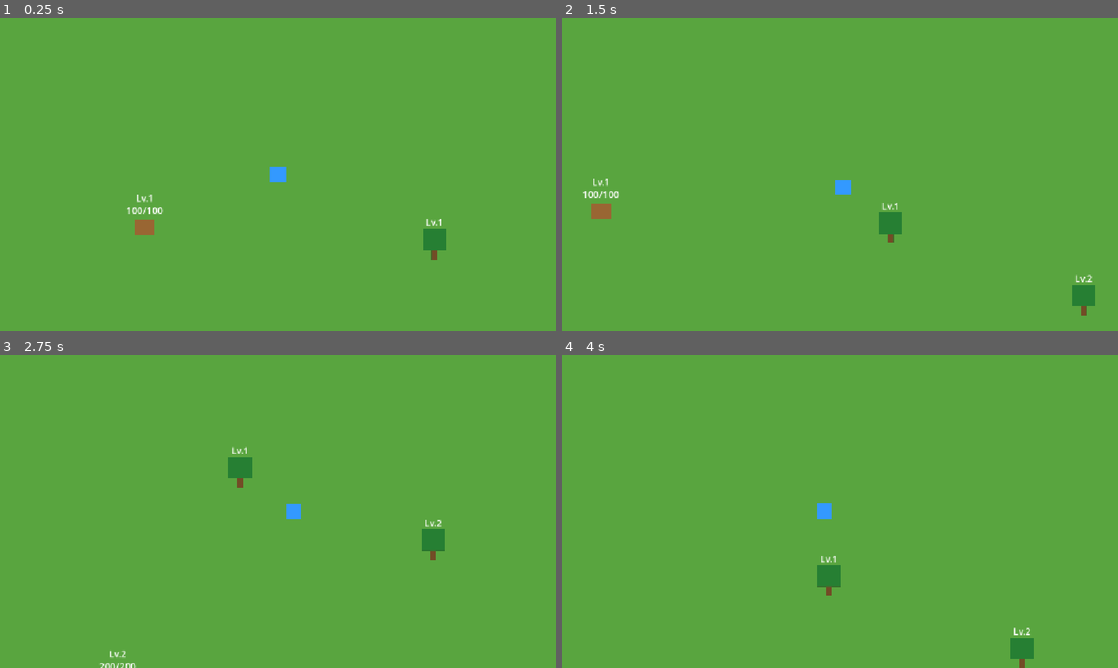
Above: before the commit, frames 1-4 (two rows, left to right).
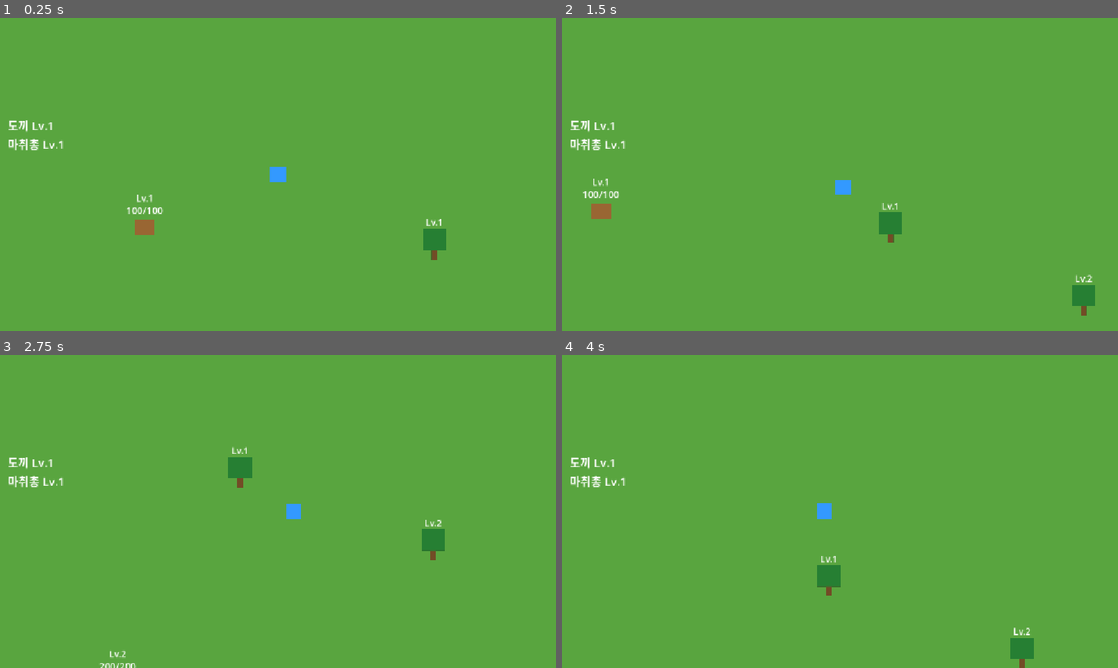
Above: after the commit, the same moments.

Repository: kimtuna/test_game
Game: Godot game, scene res://scenes/Main.tscn
Two runs of this game, one before a commit and one after it. Both use one fixed random seed, a clock stepped at 60 frames per second and the inputs below.
Inputs:
- Up to frame 1 (0.25 s): no input
- Up to frame 2 (1.5 s): tap Enter (ui_accept) at 0.5, 0.77 s; hold Right (ui_right) 0.53-1.28 s; tap C (capture) at 0.6, 1.35 s; hold Down (ui_down) from 1.28 s (still down)
- Up to frame 3 (2.75 s): tap Enter (ui_accept) at 1.52 s; release Down (ui_down) at 2.03 s; hold Right (ui_right) from 2.03 s (still down); tap C (capture) at 2.1 s
- Up to frame 4 (4 s): release Right (ui_right) at 2.78 s; hold Up (ui_up) 2.78-3.53 s; tap C (capture) at 2.85, 3.6 s; tap Enter (ui_accept) at 3.02, 3.77 s; hold Left (ui_left) from 3.53 s (still down)

The runs differ from the first frame. In frame 1, 0.3% of the frame differs, in the area x 1-12%, y 32-43%; in frame 2, 0.3%; in frame 3, 0.3%; in frame 4, 0.3%.

Commit message:
feat: 통나무/고기를 소비해 도끼/마취총 등급을 자동 승급하는 최소 경로 구현 - 장비 등급을 실제로 맞춰 나갈 방법이 없던 문제 해결

Diff:
--- a/scenes/Main.tscn
+++ b/scenes/Main.tscn
@@ -52,3 +52,11 @@
 offset_bottom = 194.0
 theme_override_font_sizes/font_size = 24
 text = ""
+
+[node name="EquipmentLabel" type="Label" parent="UI"]
+offset_left = 16.0
+offset_top = 204.0
+offset_right = 300.0
+offset_bottom = 288.0
+theme_override_font_sizes/font_size = 24
+text = ""
--- a/scripts/main.gd
+++ b/scripts/main.gd
@@ -5,13 +5,30 @@
 # 개수를 인벤토리 라벨에 표시하고, "capturable" 그룹(동물)의 captured
 # 시그널을 구독해 포획한 동물을 별도 라벨에 표시한다. 포획은 소비되는
 # 자원이 아니라 "잡아서 소유하게 된 개체"라는 점이 달라 인벤토리와 분리했다.
-# 등급/장비 등 본격적인 시스템은 design.md 로드맵상 이후 단계라 손대지 않는다.
+#
+# status.md #27까지는 장비 등급이 대상 등급보다 낮으면 상호작용이 막히기만
+# 할 뿐, 등급을 실제로 "맞춰 나갈" 방법이 게임 내에 전혀 없었다(코드에서
+# player.equip()을 직접 호출하는 테스트뿐). 이번 조각은 design.md 로드맵의
+# "채집/사냥/포획 -> 등급·장비" 구간을 마무리하기 위해, 이미 모으고 있는
+# 자원(통나무/고기)을 일정량 소비해 대응하는 장비(도끼/마취총) 등급을 자동으로
+# 1씩 올리는 최소 경로를 추가했다. 상점 UI나 재료 선택 없이 "모으면 자동으로
+# 승급"하는 가장 단순한 형태를 택했다 — design.md가 강화 방식의 세부를
+# 명시하지 않았고(범위 밖), 상점/제작 UI를 새로 설계하면 규칙 4(기능 하나만)를
+# 넘어서기 때문이다.
+
+const UPGRADE_COST: int = 5
+const MAX_EQUIPMENT_GRADE: int = 3
+const RESOURCE_TO_SLOT: Dictionary = {
+	"통나무": "tool",
+	"고기": "weapon",
+}
 
 var inventory: Dictionary = {}
 var captured_animals: Dictionary = {}
 
 @onready var inventory_label: Label = $UI/InventoryLabel
 @onready var capture_label: Label = $UI/CaptureLabel
+@onready var equipment_label: Label = $UI/EquipmentLabel
 
 func _ready() -> void:
 	for node in get_tree().get_nodes_in_group("harvestable"):
@@ -20,10 +37,31 @@
 		node.captured.connect(_on_captured)
 	_update_label()
 	_update_capture_label()
+	_update_equipment_label()
 
 func _on_harvested(resource_name: String, amount: int) -> void:
 	inventory[resource_name] = inventory.get(resource_name, 0) + amount
+	_try_upgrade_equipment(resource_name)
 	_update_label()
+
+func _try_upgrade_equipment(resource_name: String) -> void:
+	var slot: String = RESOURCE_TO_SLOT.get(resource_name, "")
+	if slot == "":
+		return
+	var player := get_tree().get_first_node_in_group("player")
+	if player == null:
+		return
+	var current_grade: int = player.get_equipment_grade(slot)
+	if current_grade >= MAX_EQUIPMENT_GRADE:
+		return
+	if inventory.get(resource_name, 0) < UPGRADE_COST:
+		return
+	inventory[resource_name] -= UPGRADE_COST
+	var item_name: String = player.equipment[slot]["name"]
+	var new_grade: int = current_grade + 1
+	player.equip(slot, item_name, new_grade)
+	print("%s x%d을 소비해 %s을(를) Lv.%d로 강화했다." % [resource_name, UPGRADE_COST, item_name, new_grade])
+	_update_equipment_label()
 
 func _on_captured(animal_name: String) -> void:
 	captured_animals[animal_name] = captured_animals.get(animal_name, 0) + 1
@@ -46,3 +84,14 @@
 	for animal_name in captured_animals.keys():
 		lines.append("포획: %s x%d" % [animal_name, captured_animals[animal_name]])
 	capture_label.text = "\n".join(lines)
+
+func _update_equipment_label() -> void:
+	var player := get_tree().get_first_node_in_group("player")
+	if player == null:
+		equipment_label.text = ""
+		return
+	var lines: Array[String] = []
+	for slot in RESOURCE_TO_SLOT.values():
+		var item: Dictionary = player.equipment.get(slot, {})
+		lines.append("%s Lv.%d" % [item.get("name", "-"), item.get("grade", 0)])
+	equipment_label.text = "\n".join(lines)
--- /dev/null
+++ b/tests/equipment_upgrade_headless_test.gd
@@ -0,0 +1,81 @@
+extends SceneTree
+
+const MAX_EQUIPMENT_GRADE_FOR_TEST: int = 3
+
+# 헤드리스 환경에서 "자원을 모아 장비 등급을 올리는" 최소 경로(main.gd의
+# _try_upgrade_equipment)를 검증하는 통합 테스트.
+# 실행: godot --headless --path . --script res://tests/equipment_upgrade_headless_test.gd
+#
+# 실제 씬에 배치된 나무 2그루만으로는 통나무를 UPGRADE_COST(5)만큼 모을 수
+# 없으므로(최대 2개), main._on_harvested()를 직접 호출해 "자원을 이만큼
+# 모았다"는 상황을 흉내낸다 — grade_headless_test.gd가 player.equip()을 직접
+# 호출해 장비 상태를 세팅하는 것과 같은 방식이다.
+
+func _initialize() -> void:
+	var main: Node2D = load("res://scenes/Main.tscn").instantiate()
+	root.add_child(main)
+	await process_frame
+
+	var player: CharacterBody2D = main.get_node("Player")
+	var ok := true
+
+	if player.get_equipment_grade("tool") != 1:
+		push_error("FAIL: 초기 도끼 등급이 1이 아님 (실제: %d)" % player.get_equipment_grade("tool"))
+		ok = false
+
+	# 통나무 4개(비용 미달)로는 승급하지 않아야 한다.
+	main._on_harvested("통나무", 4)
+	if player.get_equipment_grade("tool") != 1:
+		push_error("FAIL: 통나무 4개(비용 5 미달)로 도끼가 승급함")
+		ok = false
+	if main.inventory.get("통나무", 0) != 4:
+		push_error("FAIL: 통나무 4개가 소비되지 않고 인벤토리에 남아있어야 함 (실제: %d)" % main.inventory.get("통나무", 0))
+		ok = false
+
+	# 통나무 1개를 더 모아 총 5개가 되면 도끼가 Lv.2로 승급하고, 비용만큼 소비돼야 한다.
+	main._on_harvested("통나무", 1)
+	if player.get_equipment_grade("tool") != 2:
+		push_error("FAIL: 통나무 5개를 모았는데 도끼가 Lv.2로 승급하지 않음 (실제 등급: %d)" % player.get_equipment_grade("tool"))
+		ok = false
+	if main.inventory.get("통나무", 0) != 0:
+		push_error("FAIL: 승급 비용(5)만큼 통나무가 소비되지 않음 (실제: %d)" % main.inventory.get("통나무", 0))
+		ok = false
+
+	var equipment_label: Label = main.get_node("UI/EquipmentLabel")
+	if not equipment_label.text.contains("도끼 Lv.2"):
+		push_error("FAIL: EquipmentLabel에 승급된 도끼 등급이 표시되지 않음 (실제: %s)" % equipment_label.text)
+		ok = false
+
+	# 통나무 5개를 한 번 더 모으면 도끼가 Lv.3(MAX_EQUIPMENT_GRADE)로 승급한다.
+	main._on_harvested("통나무", 5)
+	if player.get_equipment_grade("tool") != MAX_EQUIPMENT_GRADE_FOR_TEST:
+		push_error("FAIL: 통나무 5개를 더 모았는데 도끼가 Lv.3으로 승급하지 않음 (실제 등급: %d)" % player.get_equipment_grade("tool"))
+		ok = false
+
+	# 이미 최대 등급이므로, 통나무를 더 모아도 승급하지 않고 소비되지도 않아야 한다.
+	main._on_harvested("통나무", 5)
+	if player.get_equipment_grade("tool") != MAX_EQUIPMENT_GRADE_FOR_TEST:
+		push_error("FAIL: 최대 등급(3)을 넘어 도끼가 승급함 (실제 등급: %d)" % player.get_equipment_grade("tool"))
+		ok = false
+	if main.inventory.get("통나무", 0) != 5:
+		push_error("FAIL: 최대 등급에서는 자원이 소비되지 않아야 함 (실제: %d)" % main.inventory.get("통나무", 0))
+		ok = false
+
+	# 고기(weapon 슬롯) 승급 경로도 동일하게 동작해야 한다.
+	if player.get_equipment_grade("weapon") != 1:
+		push_error("FAIL: 초기 마취총 등급이 1이 아님 (실제: %d)" % player.get_equipment_grade("weapon"))
+		ok = false
+	main._on_harvested("고기", 5)
+	if player.get_equipment_grade("weapon") != 2:
+		push_error("FAIL: 고기 5개를 모았는데 마취총이 Lv.2로 승급하지 않음 (실제 등급: %d)" % player.get_equipment_grade("weapon"))
+		ok = false
+	if not equipment_label.text.contains("마취총 Lv.2"):
+		push_error("FAIL: EquipmentLabel에 승급된 마취총 등급이 표시되지 않음 (실제: %s)" % equipment_label.text)
+		ok = false
+
+	if ok:
+		print("HEADLESS_EQUIPMENT_UPGRADE_TEST: PASS")
+		quit(0)
+	else:
+		print("HEADLESS_EQUIPMENT_UPGRADE_TEST: FAIL")
+		quit(1)
